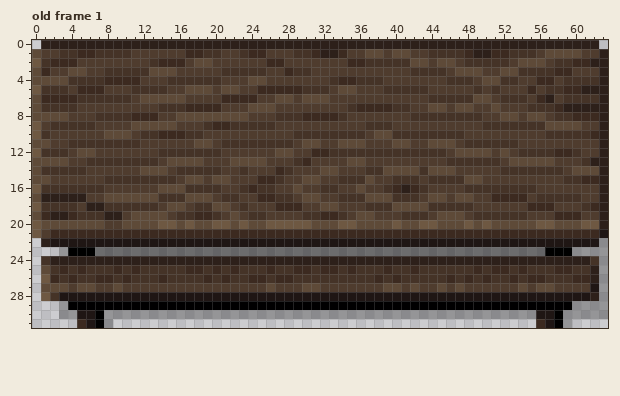
A pixel-art file gets an edit: art/table.aseprite. The picture above is the old version.
64x32 pixels, 1 frame. Colours within 5 levels of each other are drawn and written as one. Shown: old frame 1. The commit also changed other frames, which this record leaves out.
And afterwards:
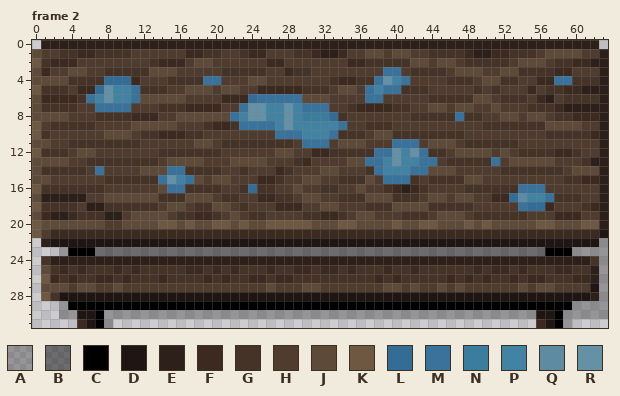
Palette (. is transparent): A #00000046  B #00000079  C #000000  D #1f1614  E #2d201a  F #3c2a20  G #453327  H #4f3c2e  J #5e4a38  K #6e5842  L #336c95  M #39729a  N #3b7d9f  P #4283a3  Q #5e8ba1  R #6491a6
A new or re-ordered frame is compared with the old frame closest to it.
From the commit log: Different ocean levels for Table
From old to new:
frames 1 -> 5
layer "water" opacity 67% added
Changed rows in their new state; - is an unchanged pixel.
Frame 2 is new; against old frame 1, layer "water":
first column x 6:
 3 ---------------------------------MM-------------------
 4 --LLL--------MM-----------------MRPM----------------MM
 5 -LRPPM-------------------------MPMM-------------------
 6 MPRPPM------------LMMMMM-------MM---------------------
 7 -MMMM------------MRRPPRPMMM---------------------------
 8 ----------------MPRRPPRPNNNL-------------M------------
 9 -----------------MMMMPRPPPPPM-------------------------
10 ---------------------MMMPPPM--------------------------
11 ------------------------MMM-------MMM-----------------
12 --------------------------------MMRPRM----------------
13 -------------------------------MMPRPPMM------M--------
14 -M-------MM---------------------MPPPMM----------------
15 --------MRPM---------------------MMM------------------
16 ---------MM-------L-----------------------------MMM---
17 -----------------------------------------------LQPPM--
18 ------------------------------------------------MLL---
Where, in picture pixels (left, top, right, bottom), the same in both pictures:
changed: (203, 67, 464, 184)
changed: (86, 76, 140, 112)
changed: (554, 76, 572, 85)
changed: (491, 157, 554, 211)
changed: (95, 166, 104, 175)
changed: (158, 166, 194, 193)
changed: (248, 184, 257, 193)
